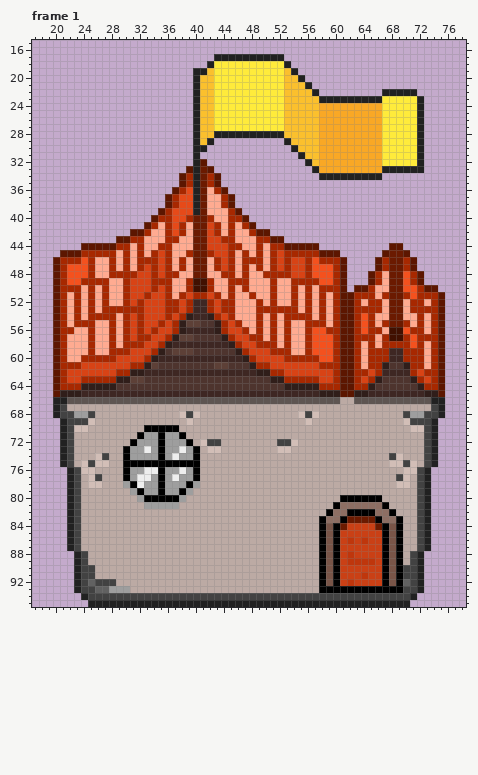
Pixel-art file -- Assets/Arts/Construction/House/Shop.aseprite. Above: the version before the commit.
96x96 pixels, 7 frames. Colours within 5 levels of each other are drawn and written as one. Shown: frame 1: x 17..78, y 15..95. The commit also changed other frames, which this record leaves out.
Once edited:
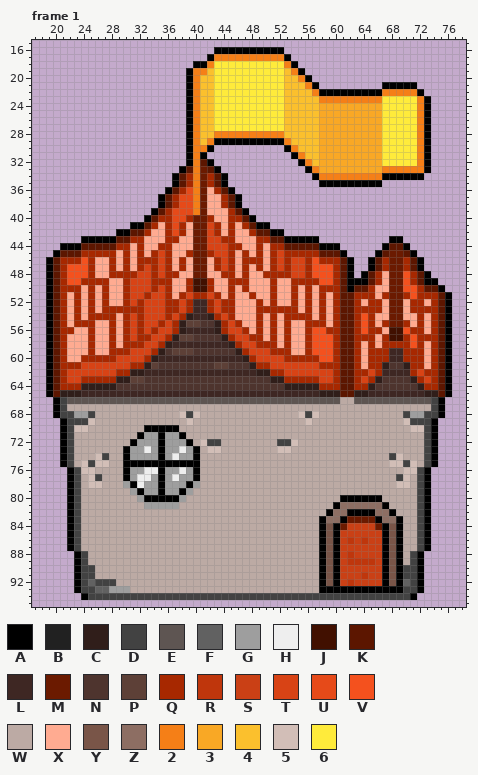
Palette (. is transparent): A #000000  B #212121  C #301e1a  D #424242  E #5e5552  F #616161  G #9e9e9e  H #eeeeee  J #411000  K #5c1600  L #3e2723  M #6b1a00  N #4e342e  P #5d4037  Q #a72800  R #bf360c  S #ca4015  T #d84315  U #e64a19  V #f4511e  W #bcaaa4  X #ffab91  Y #795548  Z #8d6e63  2 #f57f17  3 #f9a825  4 #fbc02d  5 #d2beb7  6 #ffeb3b
From old to new:
layer "Flattened" added
layer "Shop" removed
layer "Roof" removed
layer "Board" removed
layer "Shadow" removed
Frame 1:
Colour 2 replaces colour B in row 17 at x 43 to 52; in row 18 at x 42 and 53; in row 19 at x 40 to 41 and 54; in row 20 at x 40 and 55; in row 21 at x 40 and 56; in row 22 at x 40, 57 and 67 to 71.
Colour 2 replaces colour B in row 23 at x 40, 58 to 66 and 72; in rows 24 to 27 at x 40 and 72; in row 28 at x 40, 43 to 52 and 72; in row 29 at x 40, 42, 53 and 72; in row 30 at x 40 to 41, 54 and 72; in row 31 at x 40, 55 and 72.
Colour 2 replaces colour B in row 32 at x 40, 56 and 72; in row 33 at x 40, 57 and 67 to 72; in row 34 at x 40 and 58 to 66; in rows 35 to 39 at x 40.
Colour A is added in row 16 at x 43 to 52; in row 17 at x 42 and 53; in row 18 at x 40 to 41 and 54; in row 19 at x 39 and 55; in row 20 at x 39 and 56; in row 21 at x 39, 57 and 67 to 71.
Colour A is added in row 22 at x 39, 58 to 66 and 72; in rows 23 to 28 at x 39 and 73; in row 29 at x 39, 43 to 52 and 73; in row 30 at x 39, 42, 53 and 73; in row 31 at x 39, 41, 54 and 73; in row 32 at x 39, 42, 55 and 73.
Colour A is added in row 33 at x 38, 43, 56 and 73; in row 34 at x 37, 44, 57 and 67 to 72; in row 35 at x 37, 44 and 58 to 66; in row 36 at x 36 and 45; in rows 37 to 38 at x 35 and 46; in row 39 at x 34 and 47.
Colour A is added in row 40 at x 33 and 48; in row 41 at x 31 to 32 and 49 to 50; in row 42 at x 29 to 30 and 51 to 52; in row 43 at x 24 to 28, 53 to 57 and 68 to 69; in row 44 at x 21 to 23, 58 to 60, 67 and 70; in row 45 at x 20, 61, 66 and 71.
Colour A is added in rows 46 to 47 at x 19, 62, 65 and 72; in row 48 at x 19, 62, 64 and 73; in row 49 at x 19, 62 to 64 and 73 to 74; in row 50 at x 19, 62 and 75; in rows 51 to 65 at x 19 and 76.
Colour A replaces colour B in rows 66 to 68 at x 20 and 75; in rows 69 to 75 at x 21 and 74; in rows 76 to 87 at x 22 and 73; in rows 88 to 93 at x 23 and 72; in row 94 at x 24 and 71.
Colour D replaces colour B in row 66 at x 21 and 74.
Colour B is removed in row 95 at x 25 to 70.
Boxes around the changes in both pictures, in picture pixels (x1, y1, x2, y2):
changed: (46, 47, 452, 607)
